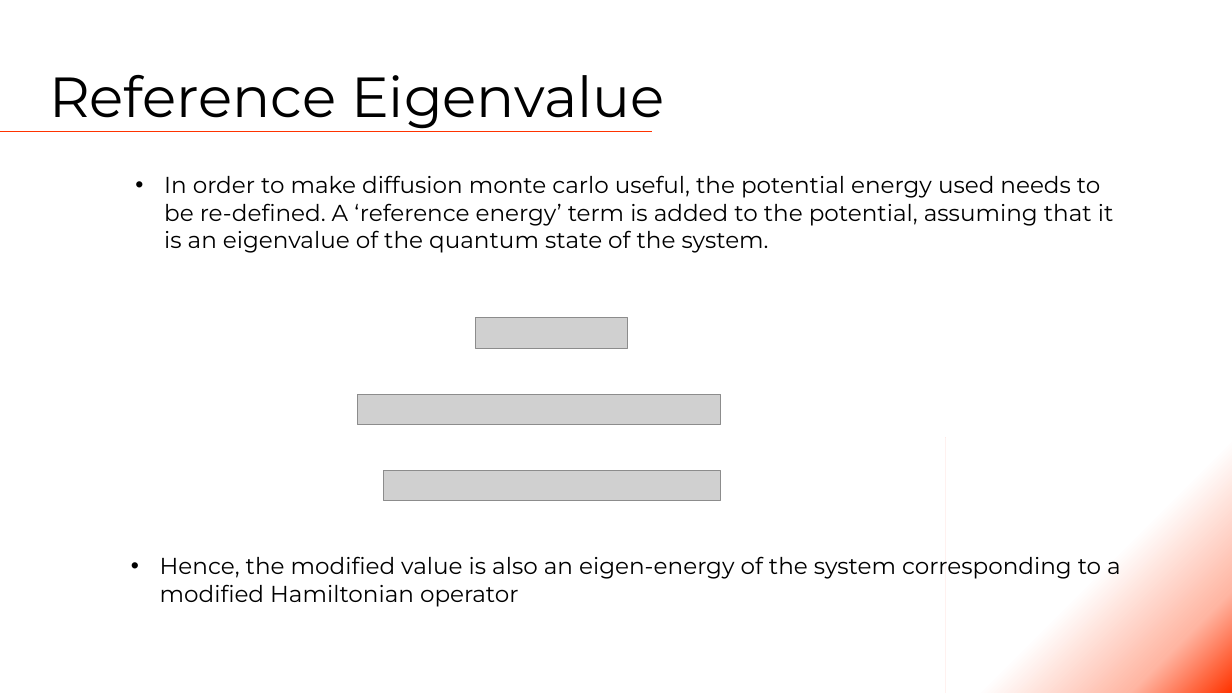
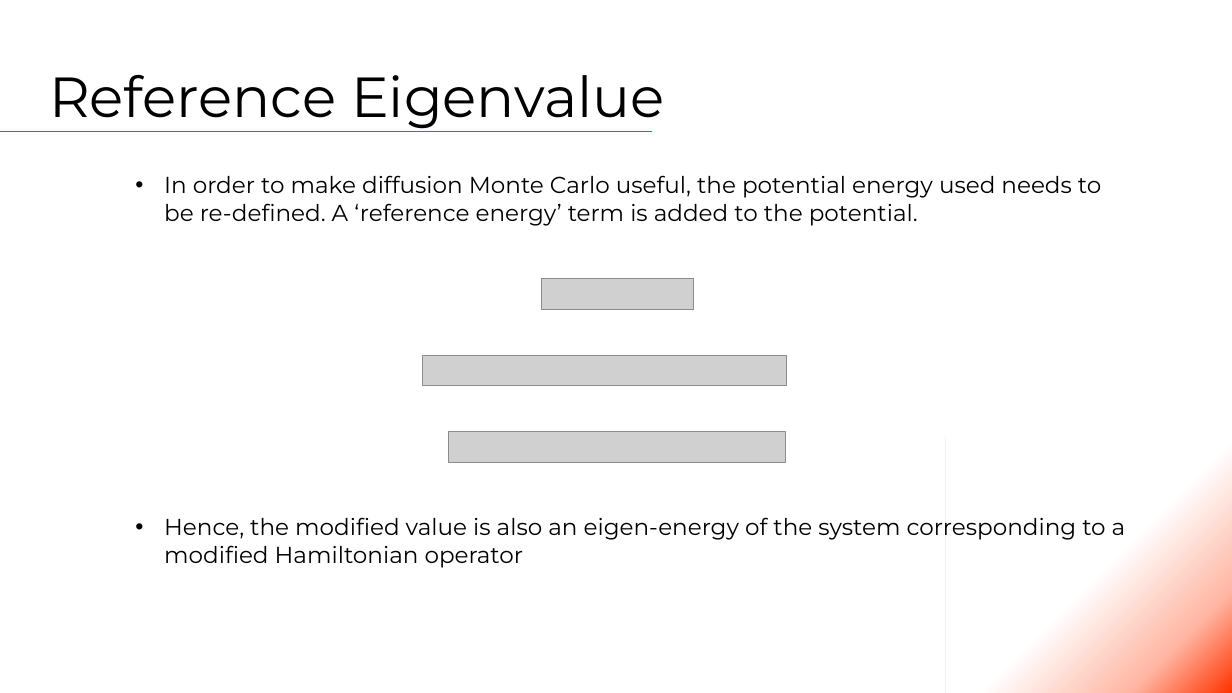
Before and after one commit to Tsintsuntsini/PHYS_581, a slide deck: slide 6 of Presentation1/Quantum Monte Carlo.pptm. Drawn at 1232x693 pixels with LibreOffice and Linux fonts; fonts in the diff are those of the drawing; grey boxes stand for pictures. Boxes give left, top, right and bottom in pixels: in the first picture for what was removed or moved away, otherwise in the second. Text is boxed around its words. In the diff, an @@ line names an element or a change of style, - is before the commit and + after.

```diff
--- a/Presentation1/Quantum Monte Carlo.pptm
+++ b/Presentation1/Quantum Monte Carlo.pptm
@@ text at <box>164,175,1101,226</box>: text changed @@
-• In order to make diffusion monte carlo useful, the potential energy used needs to be re-defined. A ‘reference energy’ term is added to the potential, assuming that it is an eigenvalue of the quantum state of the system.
+• In order to make diffusion Monte Carlo useful, the potential energy used needs to be re-defined. A ‘reference energy’ term is added to the potential.
@@ 3 pictures: place and size @@
-3 pictures at <box>358,318,721,501</box>
+3 pictures at <box>422,279,787,462</box>
@@ text "Hence, the modified value is ...": place and size @@
-text "Hence, the modified value is ..." at <box>160,556,1121,607</box>
+text "Hence, the modified value is ..." at <box>164,517,1126,568</box>
```
Also in this commit, not shown: 3 other slides changed, 13 other files.
